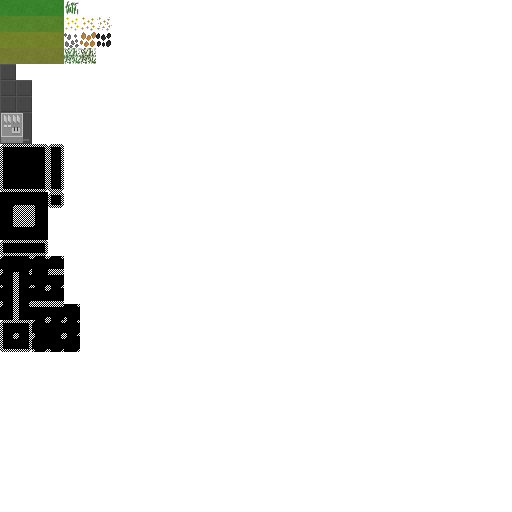
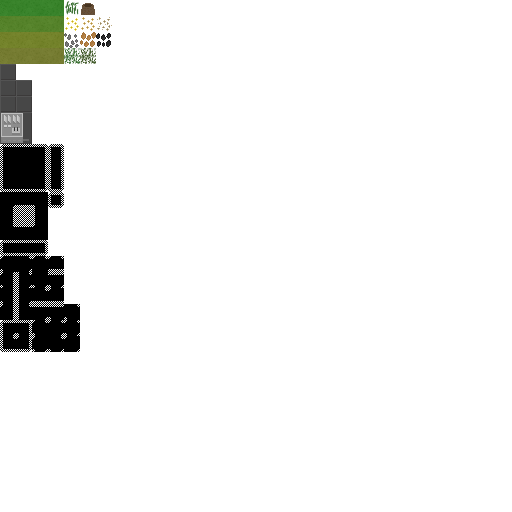
Before/after of a 512px x 512px layered artwork. What changed in the layer stack:
added layer "nest" above "fog" over <box>81,3,95,15</box>
painted on "fog" (5th of 5) over <box>81,3,95,15</box>
painted on "large_slab" over <box>81,3,95,15</box>
painted on "Paint Layer 1(pasted)" (2nd of 3) over <box>81,3,95,15</box>
painted on "path_indicator" over <box>81,3,95,15</box>
painted on "grass_dead_4" over <box>81,3,95,15</box>
painted on "grass_dead_3" over <box>81,3,95,15</box>
painted on "grass_dead_2" over <box>81,3,95,15</box>
painted on "grass_pollution_stage_2_4" over <box>81,3,95,15</box>
painted on "grass_pollution_stage_2_3" over <box>81,3,95,15</box>
painted on "grass_pollution_stage_2_2" over <box>81,3,95,15</box>
painted on "grass_pollution_stage_1_4" over <box>81,3,95,15</box>
painted on "grass_pollution_stage_1_3" over <box>81,3,95,15</box>
painted on "grass_pollution_stage_1_2" over <box>81,3,95,15</box>
painted on "grass_pollution_stage_1_1" over <box>81,3,95,15</box>
painted on "grass_normal_4" over <box>81,3,95,15</box>
painted on "grass_normal_3" over <box>81,3,95,15</box>
painted on "grass_normal_1" over <box>81,3,95,15</box>
